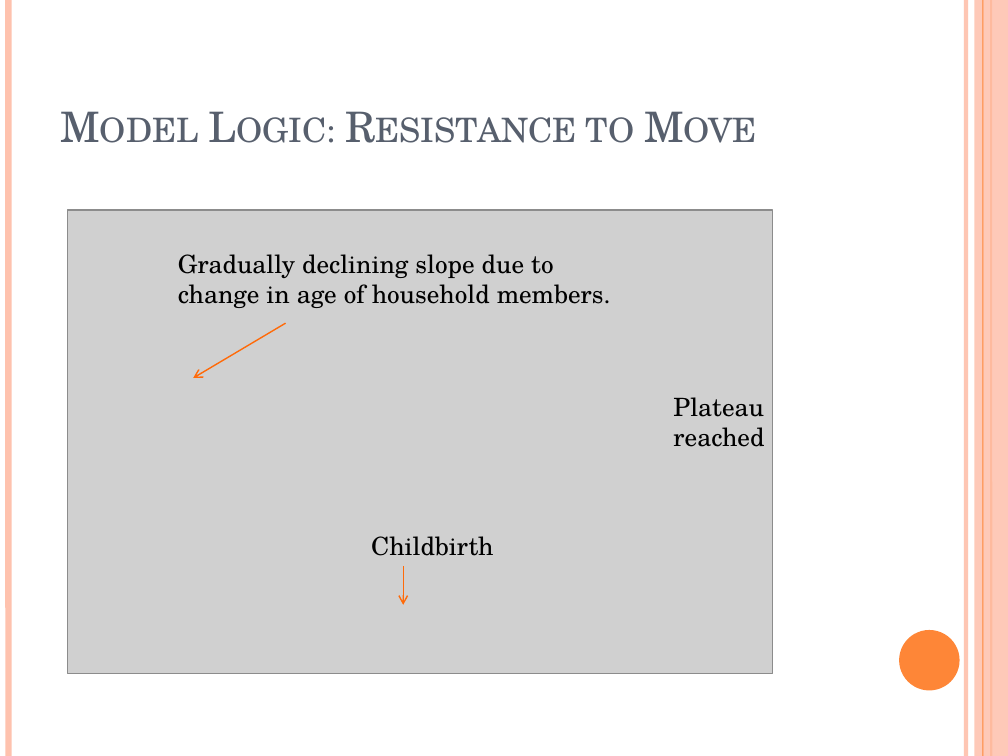
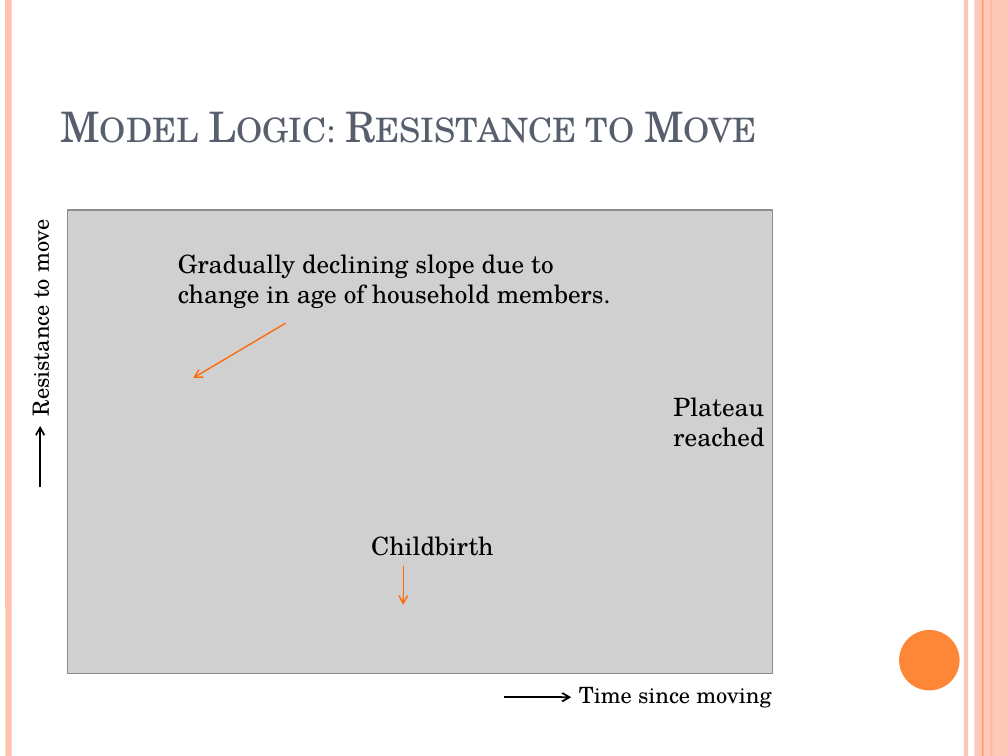
Before and after one commit to MBrouns/Zipfs-Law-and-city-development, a slide deck: slide 8 of docs/Presentation version 2.pptx. Drawn at 1008x756 pixels with LibreOffice and Linux fonts; fonts in the diff are those of the drawing; grey boxes stand for pictures. Boxes give left, top, right and bottom in pixels: in the first picture for what was removed or moved away, otherwise in the second. Text is boxed around its words. In the diff, an @@ line names an element or a change of style, - is before the commit and + after.

```diff
--- a/docs/Presentation version 2.pptx
+++ b/docs/Presentation version 2.pptx
@@ text added at (x1=23, y1=224, x2=56, y2=413), 16 pt, text #000000 @@
+Resistance to move
@@ arrow added from (40, 487) to (40, 426), #000000 1.25 pt @@
@@ text added at (x1=579, y1=686, x2=771, y2=708), 16 pt, text #000000 @@
+Time since moving
@@ arrow added from (504, 698) to (572, 698), #000000 1.25 pt @@
```
Also in this commit, not shown: 13 other slides changed, 2 slides added, 1 slide removed, 1 other file.
